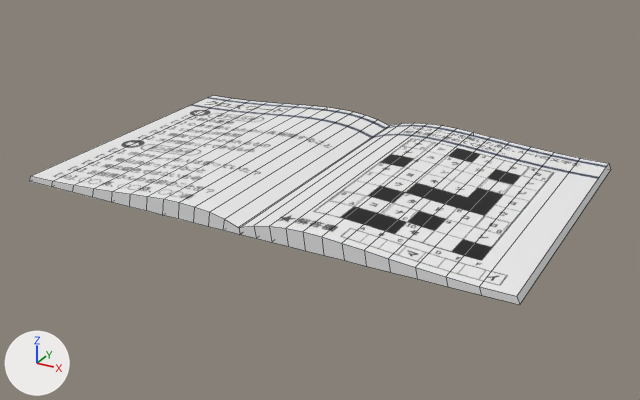
One commit to the Blender file Blender/CrossWord/CrossWord.blend: the scene before it, then after it.
Before and after are seen from a 50 mm camera at (1.208, -2.159, 1.029) aimed at (0.003, 0.032, -0.067). Arrows for +X, +Y and +Z are at lower left; the lights stay in place. Mesh edges are drawn as thin lines.

The scene before the commit, as lines of its bpy script (objects in view):
```python
mat_マテリアル_006 = principled_material('マテリアル.006')
mat_マテリアル_006.texture = img_uv_png
me_mesh_002 = bpy.data.meshes.new('Mesh.002')
me_mesh_002.from_pydata(...)  # 104 vertices, 100 faces; spans x -0.77..0.76, y 0.0..0.05, z -0.95..0.0
me_mesh_002.polygons.foreach_set('use_smooth', [True] * 100)
# faces by material slot: [76, 24]
me_mesh_002.materials.append(mat_マテリアル_004)  # white #e6e6e6
me_mesh_002.materials.append(mat_マテリアル_006)  # picture img_uv_png
ob_ベジエカーブ_002 = bpy.data.objects.new('ベジエカーブ.002', me_mesh_002)
ob_ベジエカーブ_002.location = (-0.008, 0.547, -0.002)
ob_ベジエカーブ_002.rotation_euler = (1.571, 0.0, 3.141)  # degrees (90, 0, 180)
```
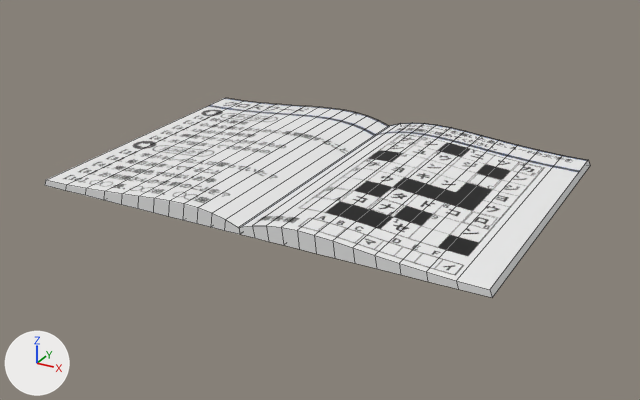
What differs and where, as boxes [x1, y1, x2, y2] in the pictures (640 x 400 px; the box of a moved part takes in the faces that stretch with it):
```json
{"object": "ベジエカーブ.002", "change": "surface changed, mesh rescaled", "before": [29, 95, 611, 305], "after": [45, 98, 590, 298], "on screen": "6% narrower"}
{"part": 1, "of": "me_mesh_002", "change": "moved or reshaped", "before": [29, 95, 611, 305], "after": [45, 98, 590, 298]}
{"part": 2, "of": "me_mesh_002", "change": "surface changed", "before": [224, 120, 400, 228], "after": [226, 120, 399, 228]}
```

Edits to the scene script, one JSON object a line:
```json
{"op": "add", "block": "img_uv_crossword_png", "code": ["img_uv_crossword_png = load_image('uv_Crossword.png', 'uv_Crossword.png', 3047, 2997, 'sRGB')"]}
{"op": "set", "path": "mat_マテリアル_006.texture", "old": "img_uv_png", "new": "img_uv_crossword_png"}
{"block": "me_mesh_002", "where": "# used by ob_ベジエカーブ_002; location = (-0.008, 0.547, -0.002); rotation_euler = (1.571, 0.0, 3.141), in degrees (90, 0, 180)"}
{"op": "remove", "block": "me_mesh_002", "code": "me_mesh_002.from_pydata(...)  # 104 vertices, 100 faces; spans x -0.77..0.76, y 0.0..0.05, z -0.95..0.0"}
{"op": "add", "block": "me_mesh_002", "code": "me_mesh_002.from_pydata(...)  # 104 vertices, 100 faces; spans x -0.7..0.69, y 0.0..0.05, z -0.95..0.0"}
{"block": "me_mesh_002", "change": "me_mesh_002 part 1: the whole mesh is scaled about its middle by (0.916, 1, 1)"}
{"block": "me_mesh_002", "change": "me_mesh_002 part 2: texture (UV) coordinates of 25 of 100 faces, centred in x -0.76..0.7, y 0.01..0.05, z -0.47, changed; they spanned u 0.06..0.94, v 0.24..0.78 and now span u 0.07..0.93, v 0.21..0.79"}
```
